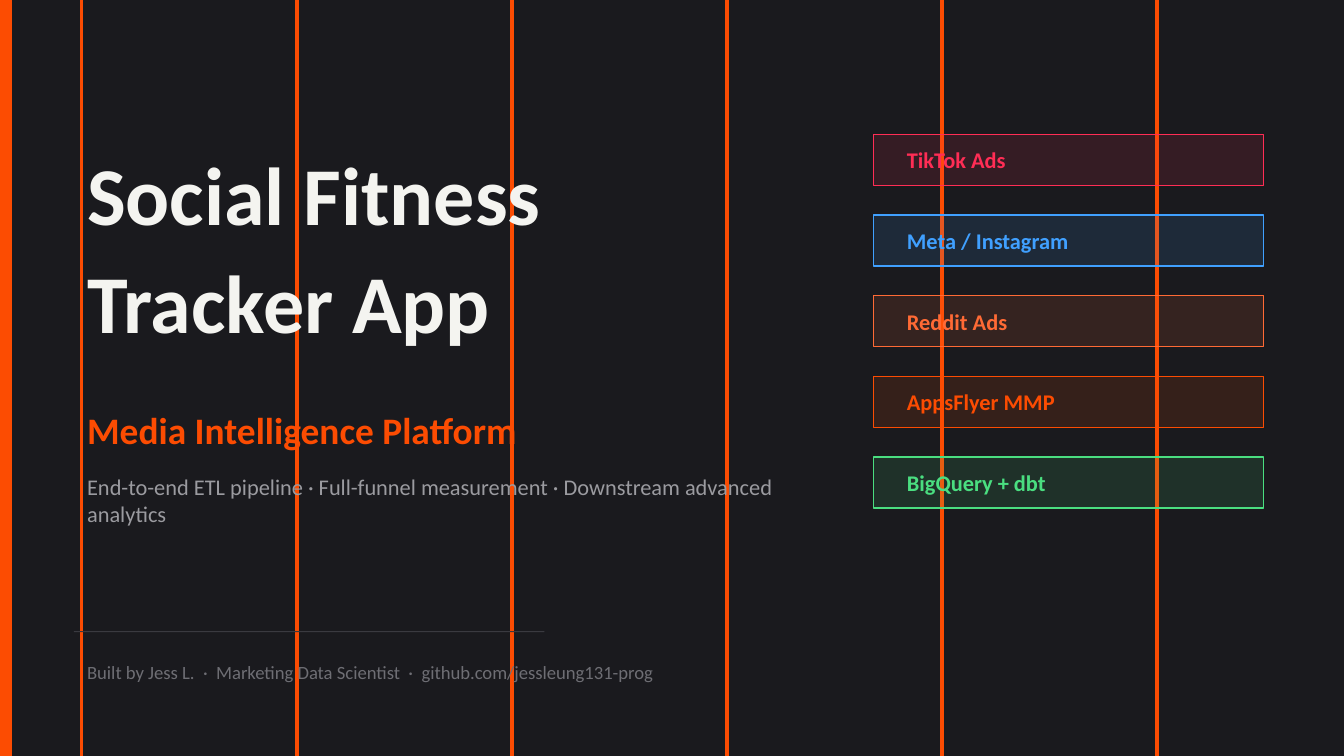
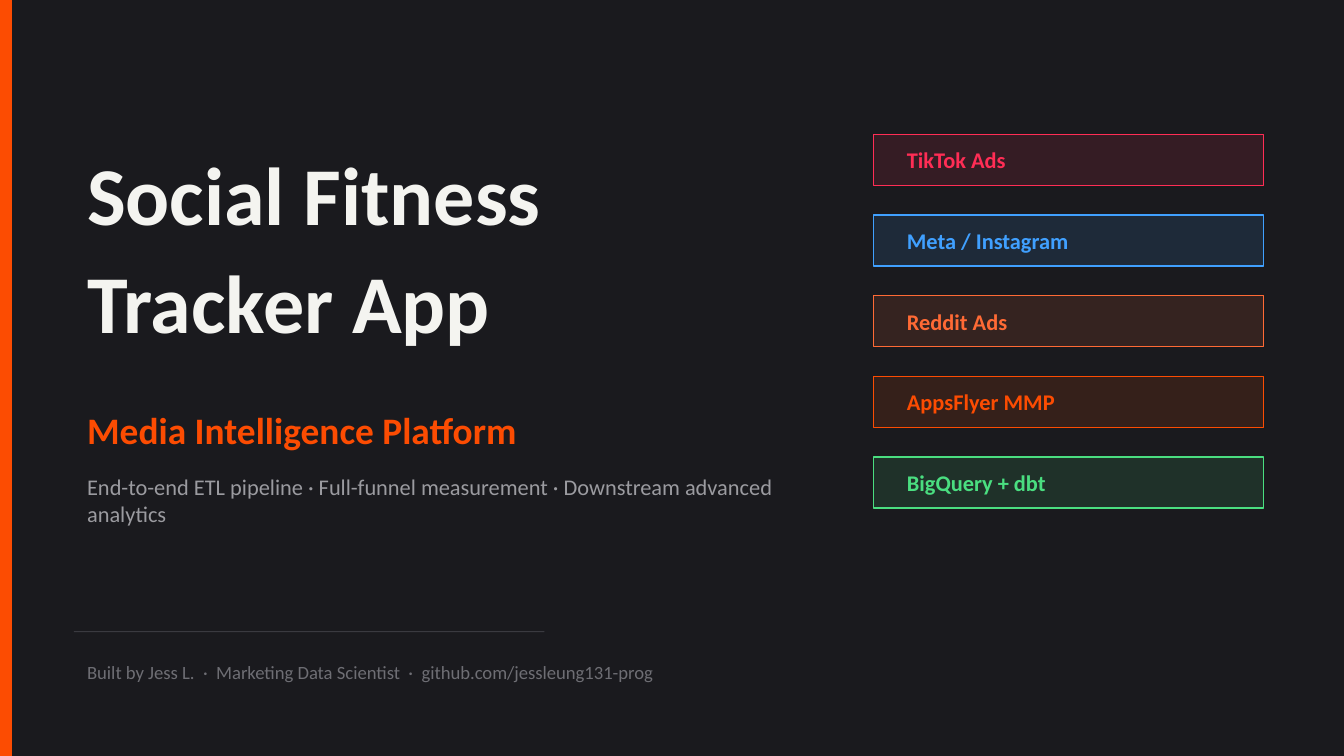
Before and after one commit to jessleung131-prog/social-fitness-media-intelligence, a slide deck: slide 1 of docs/social_fitness_media_intelligence.pptx. Drawn at 1344x756 pixels with LibreOffice and Linux fonts; fonts in the diff are those of the drawing. Boxes give left, top, right and bottom in pixels: in the first picture for what was removed or moved away, otherwise in the second. Text is boxed around its words. In the diff, an @@ line names an element or a change of style, - is before the commit and + after.

Commit message:
Remove speed lines from title slide

```diff
--- a/docs/social_fitness_media_intelligence.pptx
+++ b/docs/social_fitness_media_intelligence.pptx
@@ rectangle removed at box(81, 0, 82, 755) @@
@@ rectangle removed at box(296, 0, 297, 755) @@
@@ rectangle removed at box(511, 0, 512, 755) @@
@@ rectangle removed at box(726, 0, 727, 755) @@
@@ rectangle removed at box(941, 0, 942, 755) @@
@@ rectangle removed at box(1156, 0, 1157, 755) @@
```
